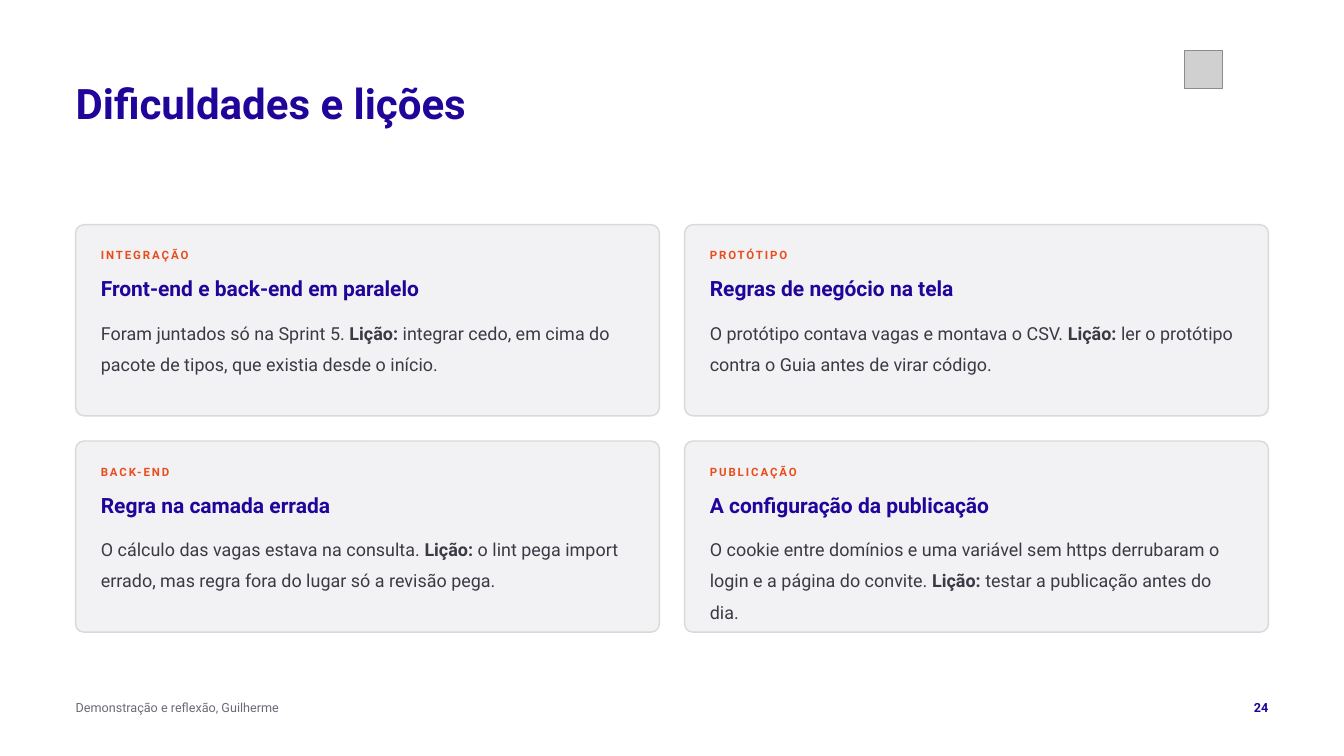
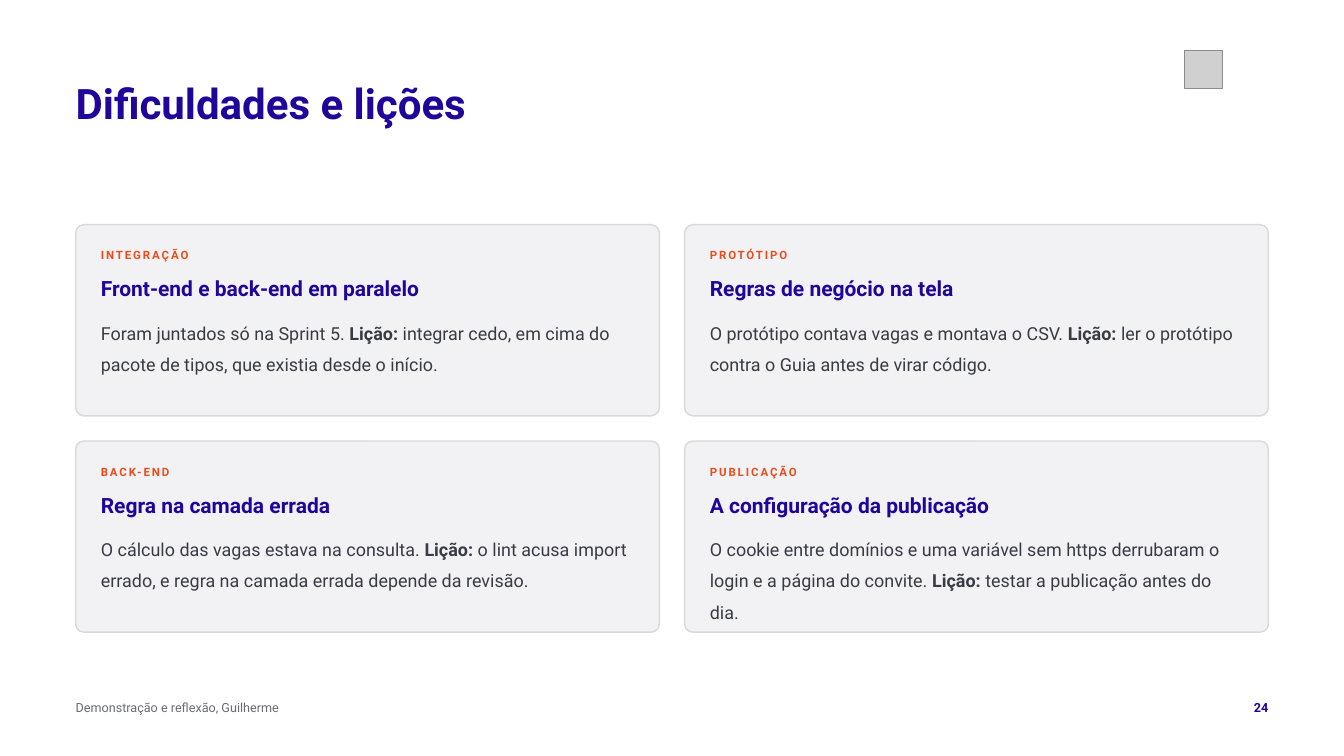
Before and after one commit to tcpassos/invite-app, a slide deck: slide 24 of trabalhos/T4-Pitch-Final.pptx. Drawn at 1344x756 pixels with LibreOffice and Linux fonts; fonts in the diff are those of the drawing; grey boxes stand for pictures. Boxes give left, top, right and bottom in pixels: in the first picture for what was removed or moved away, otherwise in the second. Text is boxed around its words. In the diff, an @@ line names an element or a change of style, - is before the commit and + after.

```diff
--- a/trabalhos/T4-Pitch-Final.pptx
+++ b/trabalhos/T4-Pitch-Final.pptx
@@ text at bbox=[101, 542, 627, 591]: text changed @@
-O cálculo das vagas estava na consulta. Lição: o lint pega import errado, mas regra fora do lugar só a revisão pega.
+O cálculo das vagas estava na consulta. Lição: o lint acusa import errado, e regra na camada errada depende da revisão.
```
Also in this commit, not shown: 14 other slides changed, 3 other files.
